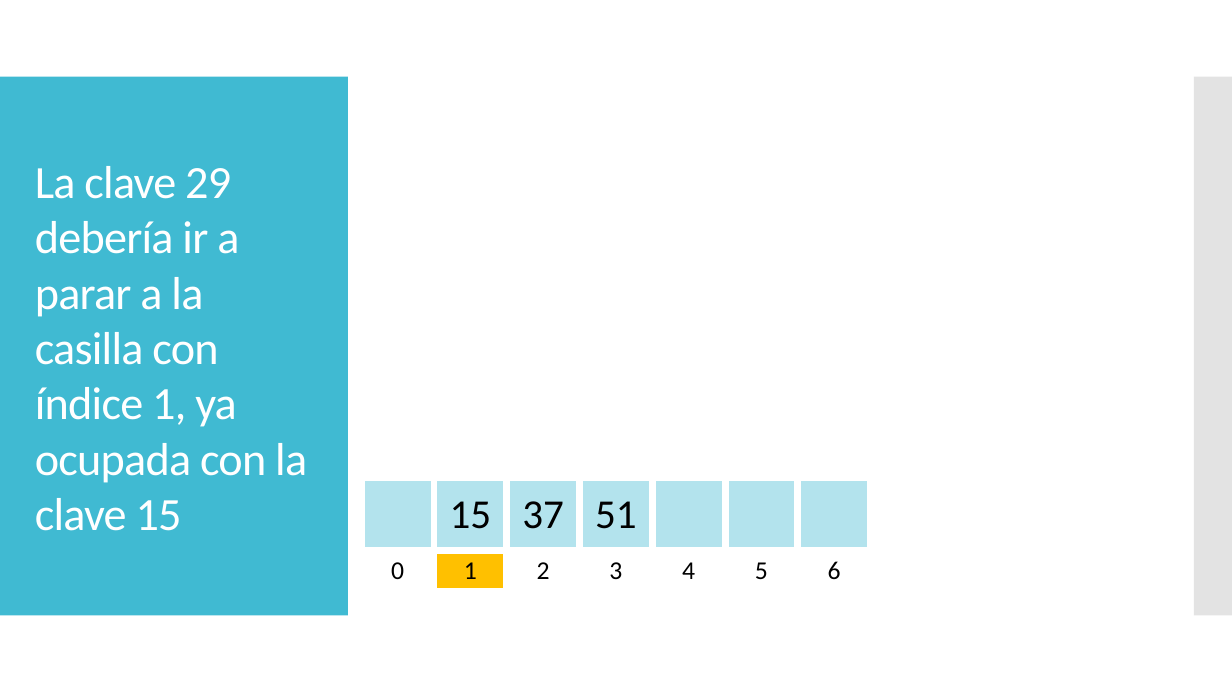
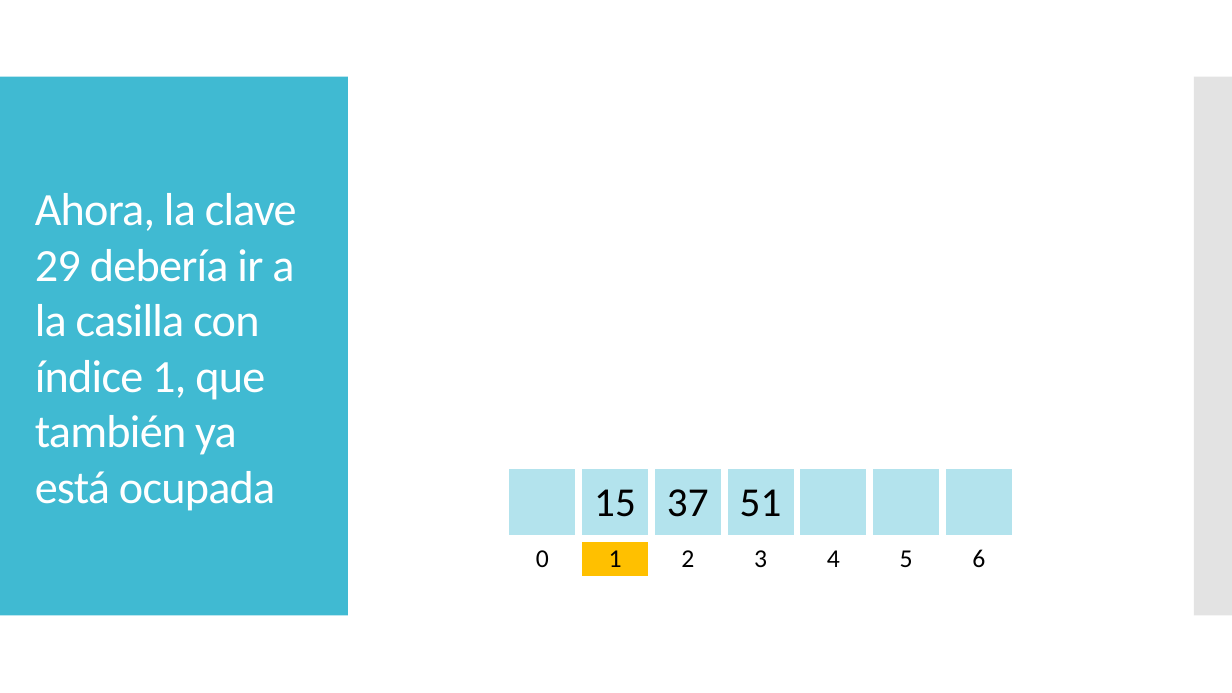
Before and after one commit to chris-carstens/2020-2, a slide deck: slide 23 of Clases/11 - Tablas de Hash/Tablas de hash.pptx (slide 27 before the commit). Drawn at 1232x693 pixels with LibreOffice and Linux fonts; fonts in the diff are those of the drawing; grey boxes stand for pictures. Boxes give left, top, right and bottom in pixels: in the first picture for what was removed or moved away, otherwise in the second. Text is boxed around its words. In the diff, an @@ line names an element or a change of style, - is before the commit and + after.

```diff
--- a/Clases/11 - Tablas de Hash/Tablas de hash.pptx
+++ b/Clases/11 - Tablas de Hash/Tablas de hash.pptx
@@ title at (x1=35, y1=193, x2=297, y2=511): text changed @@
-La clave 29 debería ir a parar a la casilla con índice 1, ya ocupada con la clave 15
+Ahora, la clave 29 debería ir a la casilla con índice 1, que también ya está ocupada
@@ table moved from (x1=361, y1=478, x2=872, y2=591) to (x1=506, y1=466, x2=1018, y2=579) @@
```
Also in this commit, not shown: 20 other slides changed, 9 slides added, 5 slides removed, 3 other files.
